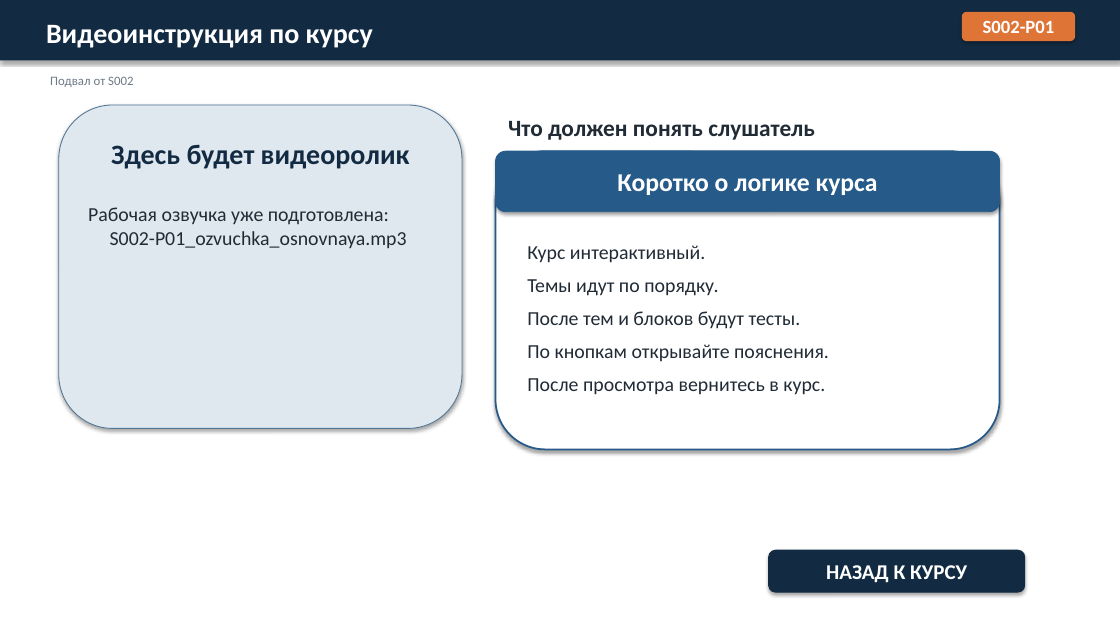
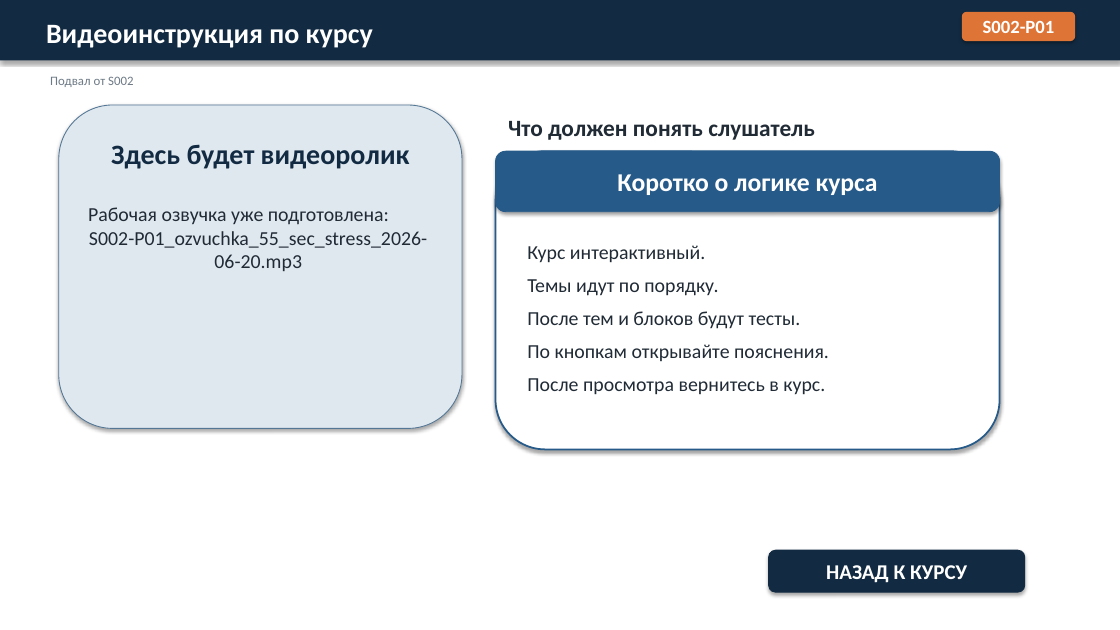
Before and after one commit to Armankanat2/EV-Strop, a slide deck: slide 3 of presentations/ispring-course/module-01-stropovka-gruzov/live-preview/S001-S002_live_preview_working.pptx. Drawn at 1120x630 pixels with LibreOffice and Linux fonts; fonts in the diff are those of the drawing. Boxes give left, top, right and bottom in pixels: in the first picture for what was removed or moved away, otherwise in the second. Text is boxed around its words. In the diff, an @@ line names an element or a change of style, - is before the commit and + after.

Commit message:
озвучка S002-P01

```diff
--- a/presentations/ispring-course/module-01-stropovka-gruzov/live-preview/S001-S002_live_preview_working.pptx
+++ b/presentations/ispring-course/module-01-stropovka-gruzov/live-preview/S001-S002_live_preview_working.pptx
@@ text at (88, 207, 427, 271): text changed @@
-Рабочая озвучка уже подготовлена:
-S002-P01_ozvuchka_osnovnaya.mp3
+Рабочая озвучка уже подготовлена:
+S002-P01_ozvuchka_55_sec_stress_2026-06-20.mp3
```
Also in this commit, not shown: 9 other files.
